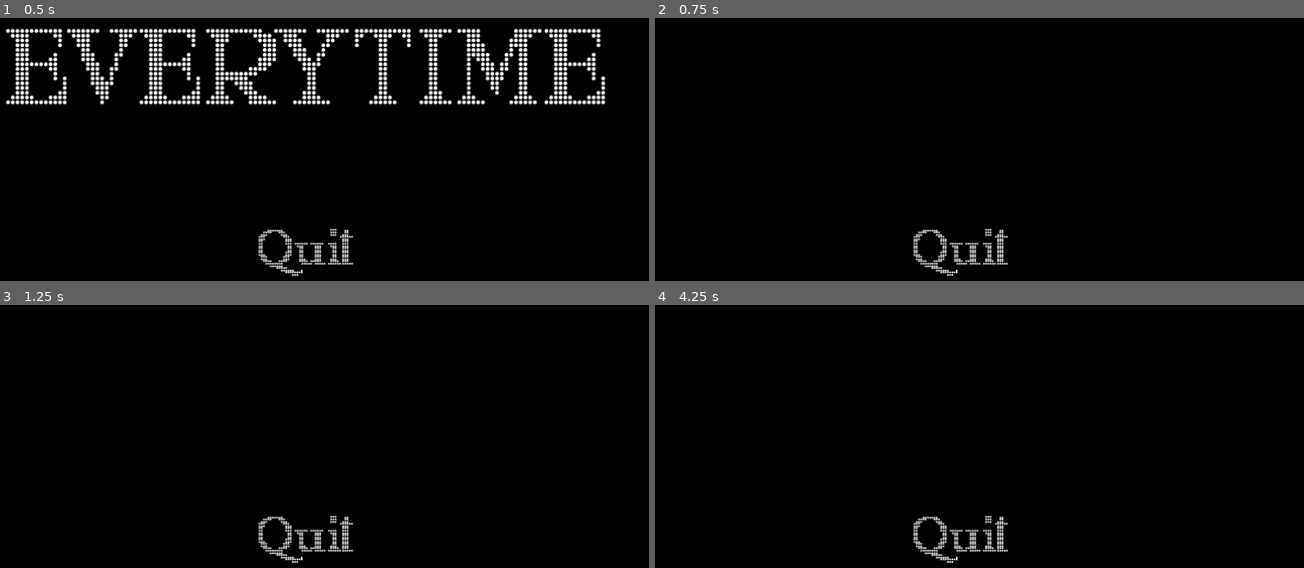
Above: before the commit, frames 1-4 (two rows, left to right).
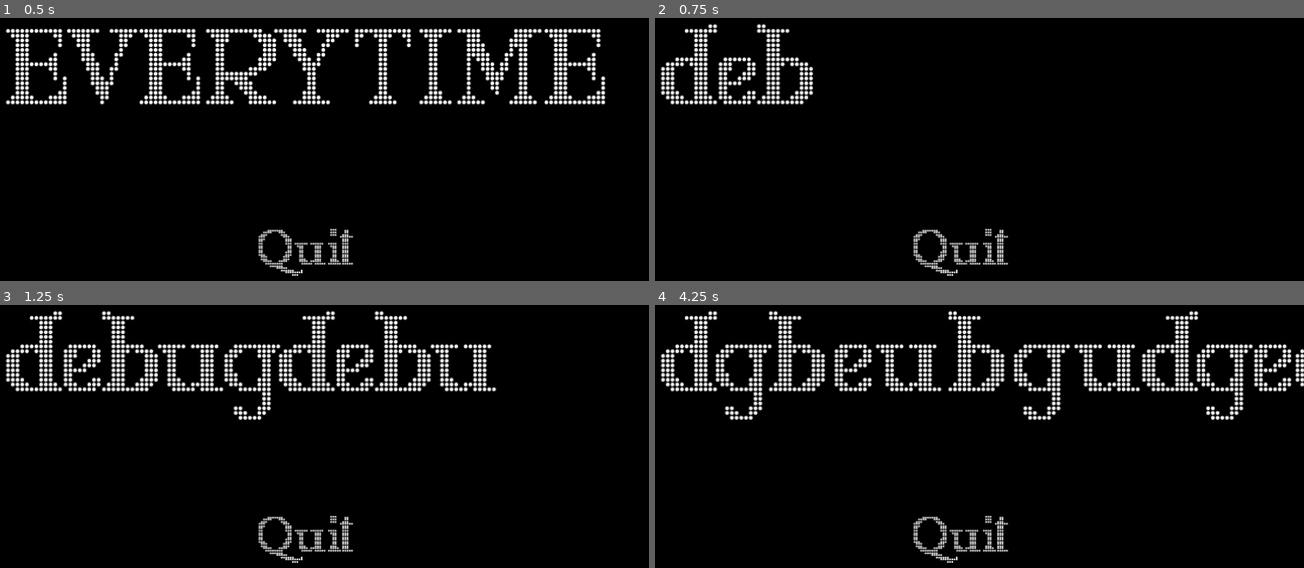
Above: after the commit, the same moments.

Repository: hasapupu/Everytime
Game: Godot game, scene res://nodes/game_manager.tscn
Same seed, same stepped clock (60 frames per second), same inputs: the game is played once before the commit and once after it.
Inputs (mouse positions are in pixels of both pictures, inside the frame that each line leads up to; where the layout moved, square brackets give the same spot in the first picture):
- Up to frame 1 (0.5 s): no input
- Up to frame 2 (0.75 s): click "EVERYTIME" at 0.5 s
- Up to frame 3 (1.25 s): no input
- Up to frame 4 (4.25 s): click (960, 360) at 1.25 s; click (960, 360) at 2 s; click (960, 360) at 2.75 s; click (1109, 360) [960, 360] at 3.5 s

Frame 1 is identical in both runs. In frame 2, 2.5% of the frame differs, in the area x 0-25%, y 2-33%; in frame 3, 7.5%; in frame 4, 9.4%, in the area x 0-100%, y 2-44%.

Commit message:
main menu functionality implemented

Diff:
--- a/nodes/game_manager.tscn
+++ b/nodes/game_manager.tscn
@@ -1,6 +1,6 @@
 [gd_scene load_steps=3 format=3 uid="uid://7ugrknvkg5gq"]
 
-[ext_resource type="Script" path="res://nodes/gameManager.gd" id="1_ack48"]
+[ext_resource type="Script" path="res://scripts/gameManager.gd" id="1_ack48"]
 [ext_resource type="PackedScene" uid="uid://tgj36s73noo6" path="res://nodes/mainMenu.tscn" id="2_ufdgk"]
 
 [node name="gameManager" type="Node"]
--- a/nodes/mainMenu.tscn
+++ b/nodes/mainMenu.tscn
@@ -1,7 +1,8 @@
-[gd_scene load_steps=4 format=3 uid="uid://tgj36s73noo6"]
+[gd_scene load_steps=5 format=3 uid="uid://tgj36s73noo6"]
 
 [ext_resource type="FontFile" uid="uid://c27mtehalfbm3" path="res://fonts/MARYJO__.ttf" id="1_pbu5d"]
-[ext_resource type="Script" path="res://scripts/mmButton.gd" id="2_lxg81"]
+[ext_resource type="Script" path="res://nodes/startButton.gd" id="2_xm2qp"]
+[ext_resource type="Script" path="res://nodes/quit.gd" id="3_swqv5"]
 
 [sub_resource type="StyleBoxFlat" id="StyleBoxFlat_o2t13"]
 bg_color = Color(0.6, 0.6, 0.6, 0)
@@ -36,7 +37,7 @@
 theme_override_styles/focus = SubResource("StyleBoxFlat_o2t13")
 text = "EVERYTIME"
 alignment = 0
-script = ExtResource("2_lxg81")
+script = ExtResource("2_xm2qp")
 
 [node name="quit" type="Button" parent="."]
 layout_mode = 0
@@ -54,10 +55,11 @@
 theme_override_styles/focus = SubResource("StyleBoxFlat_o2t13")
 text = "Quit"
 alignment = 0
-script = ExtResource("2_lxg81")
+script = ExtResource("3_swqv5")
 
 [connection signal="button_down" from="start" to="start" method="_on_button_down"]
 [connection signal="mouse_entered" from="start" to="start" method="_on_mouse_entered"]
 [connection signal="mouse_exited" from="start" to="start" method="_on_mouse_exited"]
+[connection signal="button_down" from="quit" to="quit" method="_on_button_down"]
 [connection signal="mouse_entered" from="quit" to="quit" method="_on_mouse_entered"]
 [connection signal="mouse_exited" from="quit" to="quit" method="_on_mouse_exited"]
--- /dev/null
+++ b/nodes/quit.gd
@@ -0,0 +1,9 @@
+class_name quitButton extends mmButton
+
+func _ready():
+    myFont = preload("res://fonts/MARYJO__.ttf")
+    voice = preload("res://sfx/yVoice.wav")
+
+
+func overrideAbleFunction():
+    get_tree().quit()
--- /dev/null
+++ b/nodes/startButton.gd
@@ -0,0 +1,6 @@
+class_name startButton extends mmButton
+
+func _ready():
+    myFont = preload("res://fonts/MARYJO__.ttf")
+    voice = preload("res://sfx/yVoice.wav")
+    responseTexts = ["debugdebug","debugdebug"]
--- a/scripts/mmButton.gd
+++ b/scripts/mmButton.gd
@@ -4,29 +4,35 @@
 var finished := false
 var ogText := ""
 var shouldLoop := false
+var myFont: FontFile
+var voice: AudioStream
 
 func _on_mouse_entered():
-    if shouldLoop == false:
-        ogText = text
-        shouldLoop = true
-        hoverLoop()
+	if shouldLoop == false:
+		ogText = text
+		shouldLoop = true
+	hoverLoop()
 
 func hoverLoop():
-    if text == "":
-        text = "_"
-    else:
-        text = ""
-    await get_tree().create_timer(0.5).timeout
-    if shouldLoop:
-        hoverLoop()
+	if text == "":
+		text = "_"
+	else:
+		text = ""
+	await get_tree().create_timer(0.5).timeout
+	if shouldLoop:
+		hoverLoop()
 
 func _on_mouse_exited():
-    shouldLoop = false
-    text = ogText
+	shouldLoop = false
+	text = ogText
 
 func _on_button_down():
-    shouldLoop = false
-    #writer.write()
+	shouldLoop = false
+	if responseTexts.size() > 0:
+		var _writer = writer.new()
+		await _writer.writeTo(self,responseTexts,voice,0.07,myFont,get_tree().root.get_node("gameManager"))
+		await _writer.finished
+	overrideAbleFunction()
 
 func overrideAbleFunction():
-    pass
+	pass
--- a/scripts/writer.gd
+++ b/scripts/writer.gd
@@ -1,11 +1,13 @@
-extends Node
+class_name writer extends Node2D
+signal finished
 
-static func writeTo(textBox:Node, text:Array, sfx: AudioStream, delay: float, ft:FontFile):
-    textBox.text = ""
-    textBox.add_font_override("font",ft)
-    for i in text:
-        for j in i:
-            textBox.text += j
-            get_tree().root.get_node("gameManager").playSfx(sfx)
-            await get_tree().create_timer(delay).timeout
-        await get_tree().create_timer(2).timeout
+func writeTo(textBox:Node, text:Array, sfx: AudioStream, delay: float, ft:FontFile,gm:daddyMaster):
+	textBox.add_theme_font_override("font",ft)
+	for i in text:
+		textBox.text = ""
+		for j in i:
+			textBox.text += j
+			gm.playSfx(sfx)
+			await textBox.get_tree().create_timer(delay).timeout
+		await textBox.get_tree().create_timer(1.5).timeout
+	finished.emit()
Renamed: nodes/gameManager.gd -> scripts/gameManager.gd
Not shown, added: sfx/yVoice.wav.import
Not shown, added: sfx/yVoice.wav
